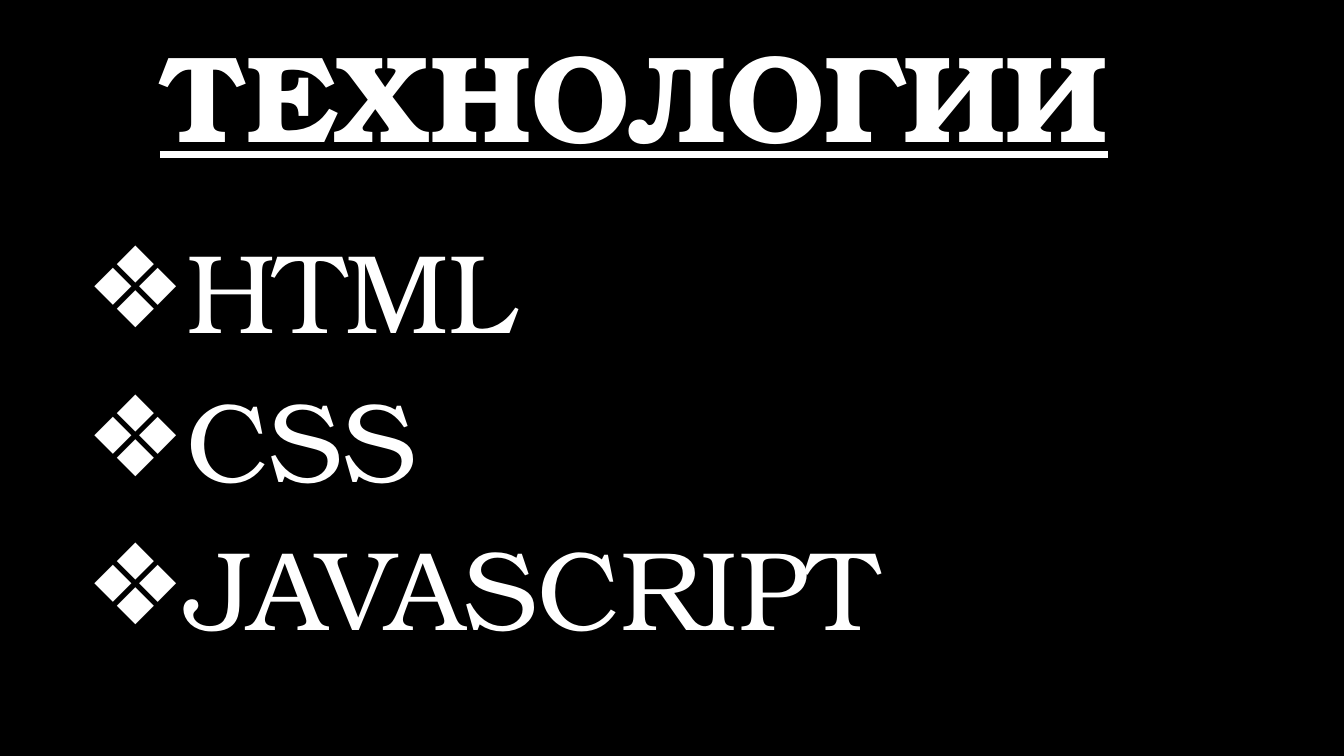
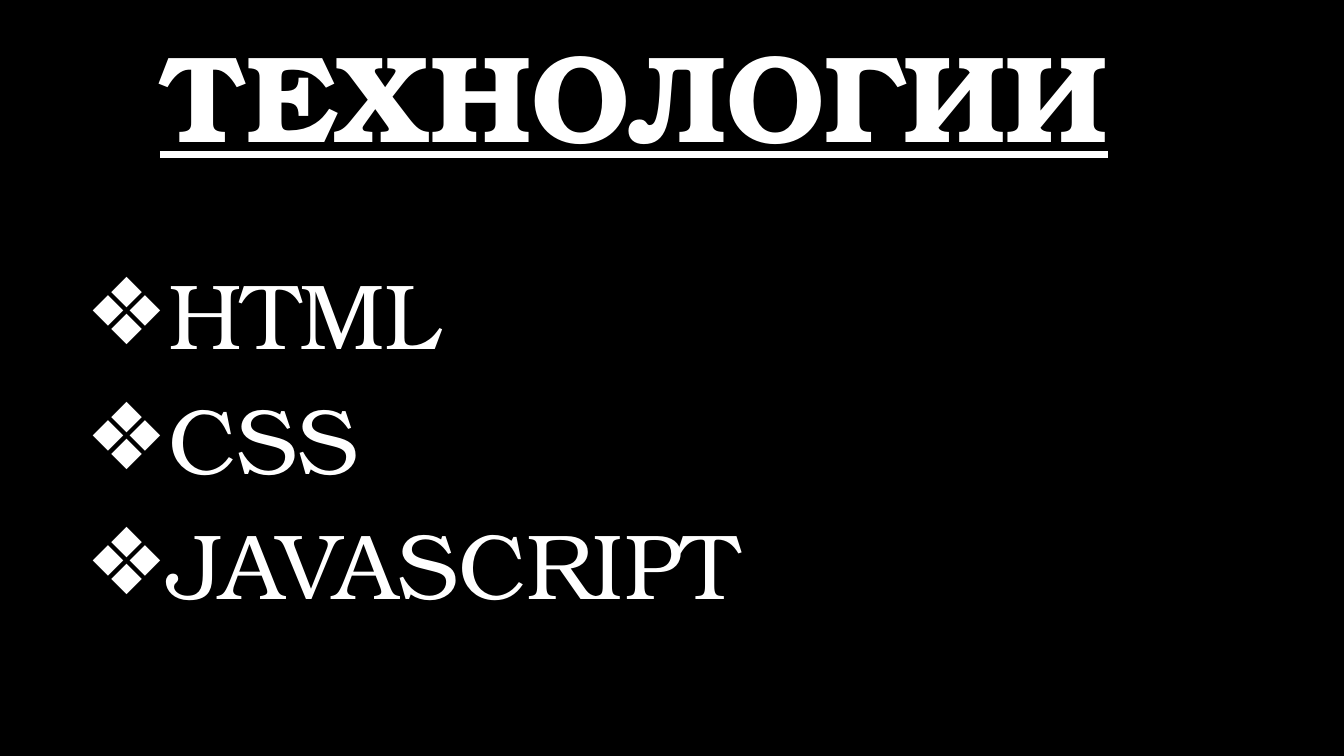
Before and after one commit to PatrikMihailov/HackTues365, a slide deck: slide 2 of ХакПрезентация.pptx. Drawn at 1344x756 pixels with LibreOffice and Linux fonts; fonts in the diff are those of the drawing; background and template pictures are left out. Boxes give left, top, right and bottom in pixels: in the first picture for what was removed or moved away, otherwise in the second. Text is boxed around its words. In the diff, an @@ line names an element or a change of style, - is before the commit and + after.

```diff
--- a/ХакПрезентация.pptx
+++ b/ХакПрезентация.pptx
@@ text "HTML" at box(168, 286, 738, 601): size 80 to 66 pt @@
```
Also in this commit, not shown: 1 slide added.
